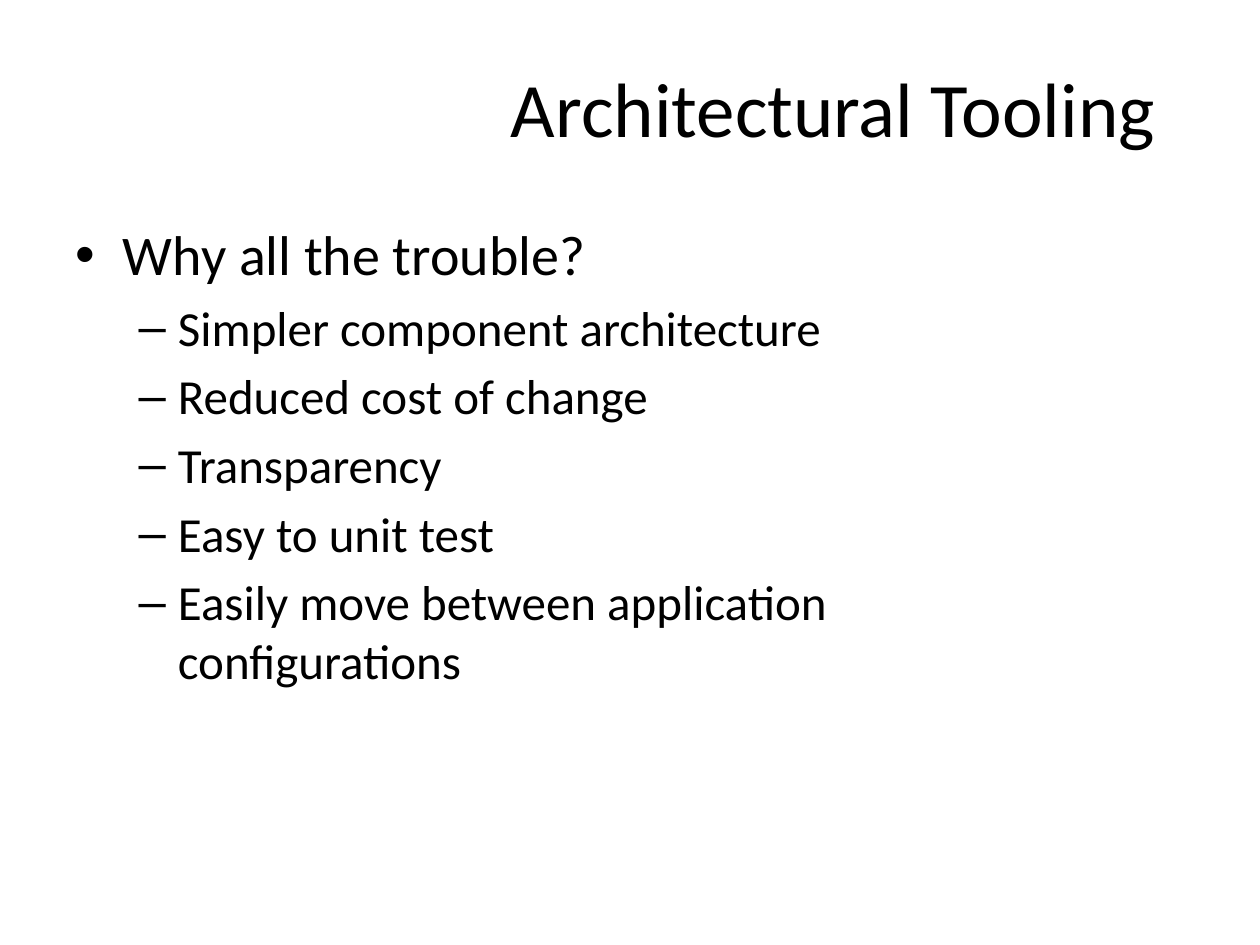
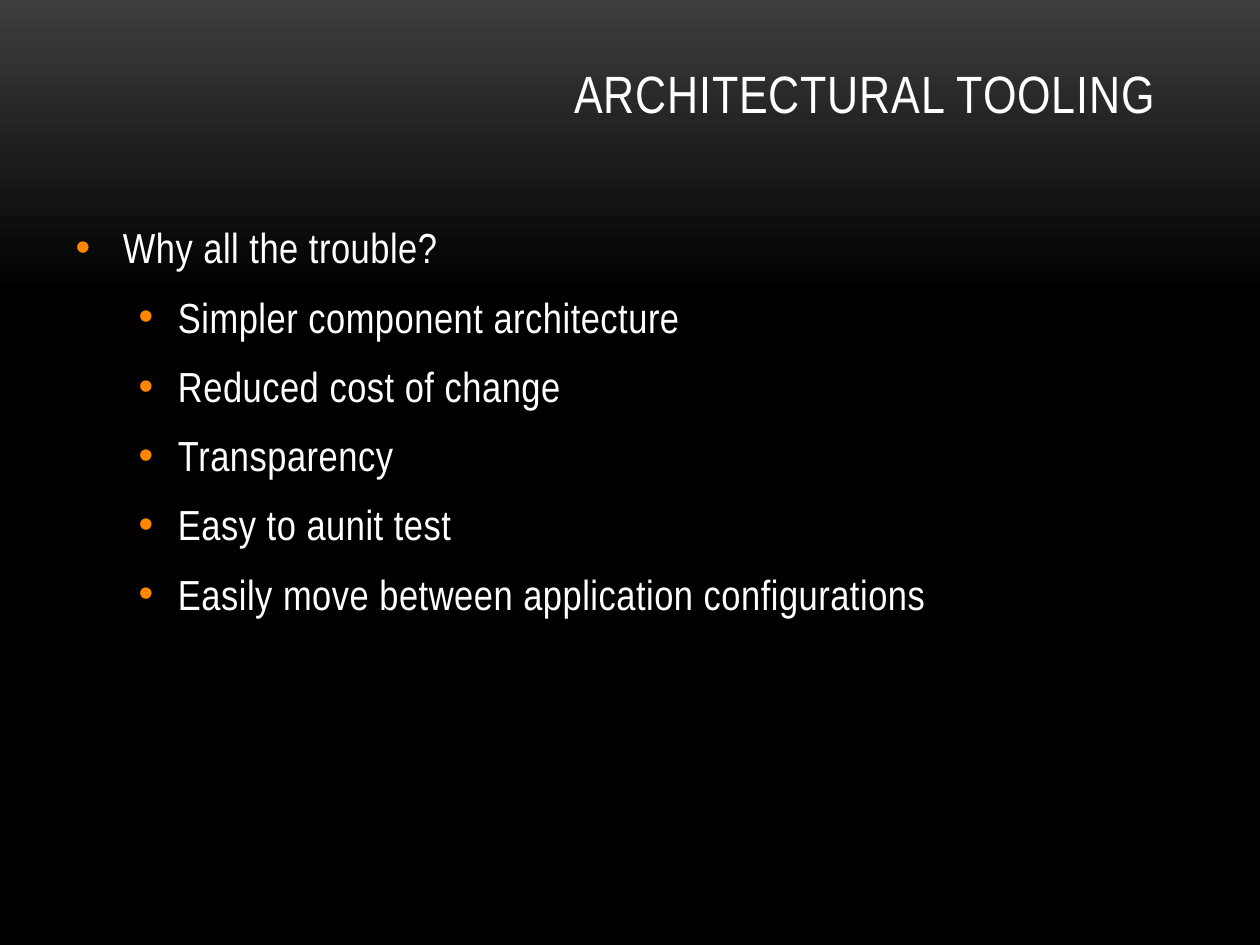
Before and after one commit to lozanotek/opensource, a slide deck: slide 22 of slides/open_source.pptx (slide 21 before the commit). Drawn at 1260x945 pixels with LibreOffice and Linux fonts; fonts in the diff are those of the drawing. Boxes give left, top, right and bottom in pixels: in the first picture for what was removed or moved away, otherwise in the second. Text is boxed around its words. In the diff, an @@ line names an element or a change of style, - is before the commit and + after.

```diff
--- a/slides/open_source.pptx
+++ b/slides/open_source.pptx
@@ background #FFFFFF to gradient #3F3F3F to #000000 @@
@@ title at bbox=[574, 76, 1155, 114]: text changed; size 44 to 30 pt; font Calibri to Arial Narrow; text colour #000000 to #FFFFFF @@
-Architectural Tooling
+ARCHITECTURAL TOOLING
@@ text at bbox=[123, 232, 925, 619]: size 32 to 24 pt in "Why all the trouble?"; font Calibri to Arial Narrow, text colour #000000 to #FFFFFF, letter spacing 0 to 0.3 pt in "Why all the trouble?", "Simpler component architecture", "Reduced cost of change", "Transparency" and 1 more places; size 28 to 24 pt in "Simpler component architecture", "Reduced cost of change", "Transparency", "Easily move between application configurations"; more space between paragraphs; bullet – to • @@
@@ text at bbox=[178, 509, 451, 549]: text changed; size 28 to 24 pt; font Calibri to Arial Narrow; text colour #000000 to #FFFFFF @@
-  – Easy to unit test
+  • Easy to aunit test
```
Also in this commit, not shown: 38 other slides changed, 5 slides added, 1 slide removed.
